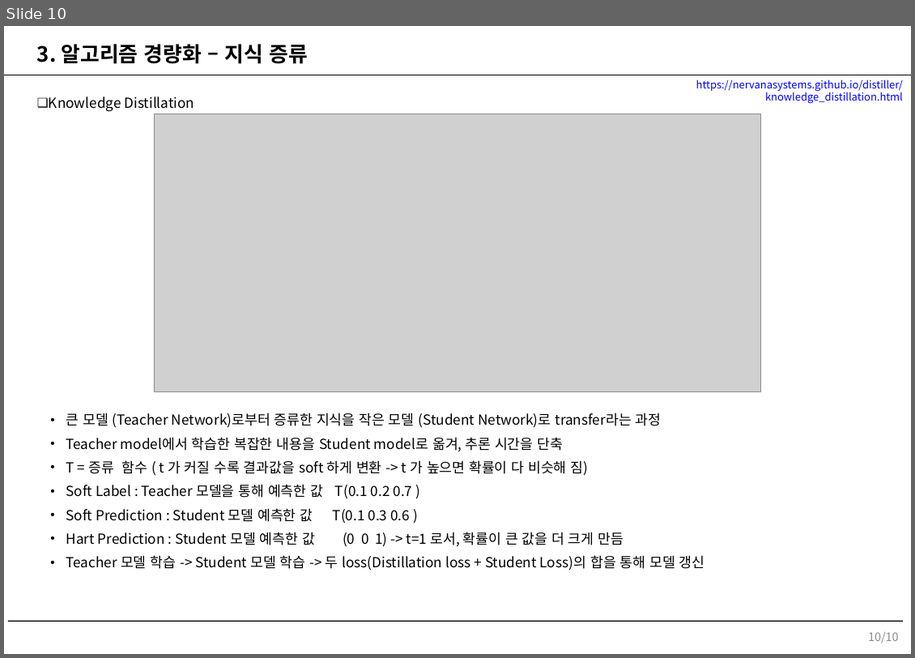
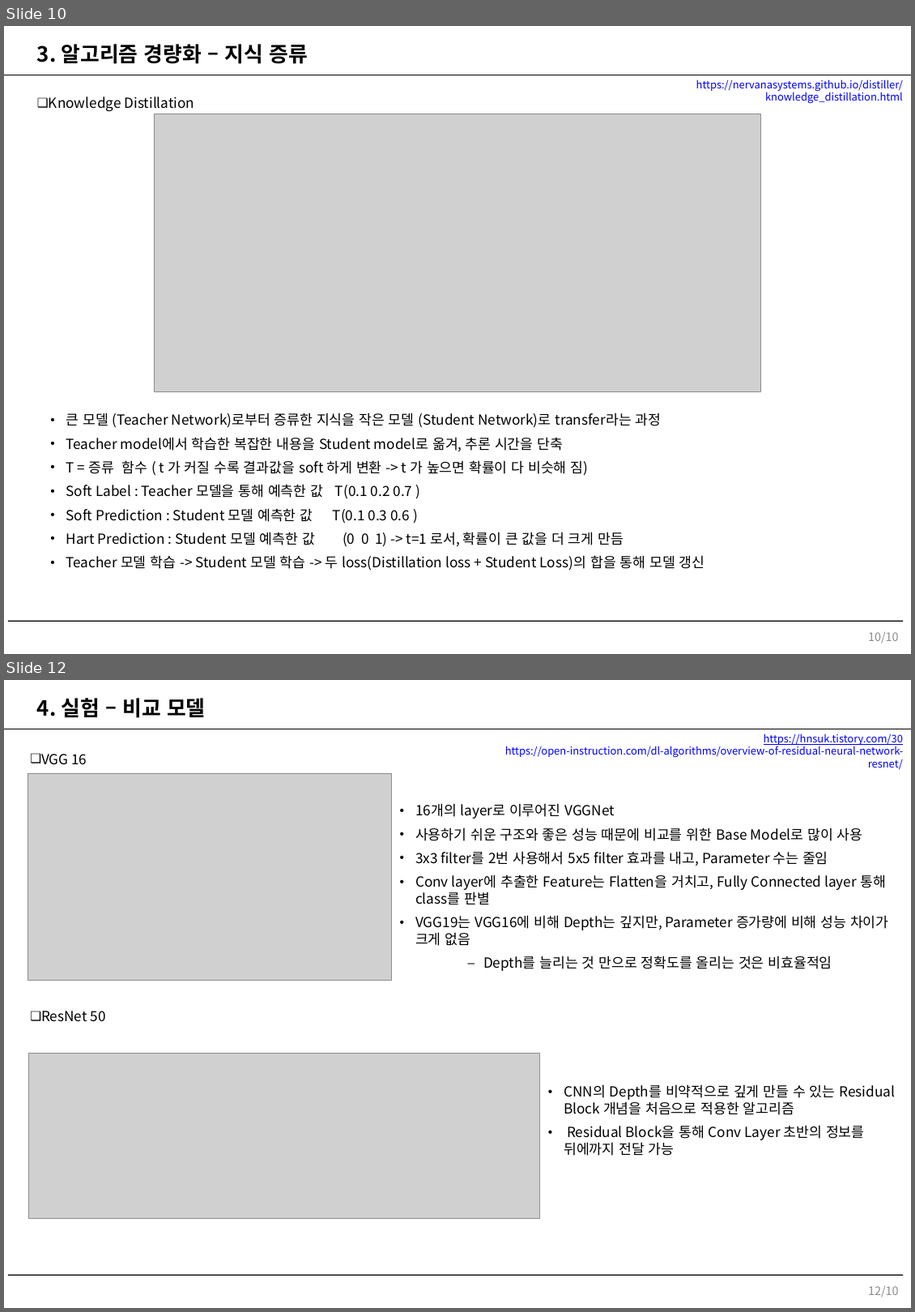
Before and after one commit to yutan0565/Light-Weight-Base_Tensorflow2, a slide deck: 자료/개인_과제.pptx. Shown one above the other, each under a label of ours: slide 10 before the commit, slides 10 and 12 after it; the slides between them are not shown. The pictures are 915x658 and 915x1312 pixels, drawn with LibreOffice and Linux fonts; fonts in the diff are those of the drawing; grey boxes stand for pictures; background and template pictures are left out. Boxes give left, top, right and bottom in pixels: in the first picture for what was removed or moved away, otherwise in the second. Text is boxed around its words. In the diff, an @@ line names an element or a change of style, - is before the commit and + after.

Commit message:
change all _ base_quantiztion

```diff
--- a/자료/개인_과제.pptx
+++ b/자료/개인_과제.pptx
@@ slide 12 added at <box>4,680,911,1308</box>, background #FFFFFF; not listed: 2 template elements that a slide beside it also shows @@
@@ text added at <box>37,698,206,718</box>, 18 pt, text #000000, bold @@
+4. 실험 – 비교 모델
@@ text added at <box>505,733,904,770</box>, 9 pt, text #0000FF @@
+https://hnsuk.tistory.com/30
+https://open-instruction.com/dl-algorithms/overview-of-residual-neural-network-resnet/
@@ picture added at <box>27,773,392,980</box> @@
@@ text added at <box>41,754,87,765</box>, 12 pt, text #000000 @@
+❑ VGG 16
@@ text added at <box>415,803,889,971</box>, 12 pt, text #000000 @@
+• 16개의 layer로 이루어진 VGGNet
+• 사용하기 쉬운 구조와 좋은 성능 때문에 비교를 위한 Base Model로 많이 사용
+• 3x3 filter를 2번 사용해서 5x5 filter 효과를 내고, Parameter 수는 줄임
+• Conv layer에 추출한 Feature는 Flatten을 거치고, Fully Connected layer 통해 class를 판별
+• VGG19는 VGG16에 비해 Depth는 깊지만, Parameter 증가량에 비해 성능 차이가 크게 없음
+  – Depth를 늘리는 것 만으로 정확도를 올리는 것은 비효율적임
@@ text added at <box>41,1010,106,1022</box>, 12 pt, text #000000 @@
+❑ ResNet 50
@@ picture added at <box>29,1053,540,1219</box> @@
@@ text added at <box>564,1084,896,1155</box>, 12 pt, text #000000 @@
+• CNN의 Depth를 비약적으로 깊게 만들 수 있는 Residual Block 개념을 처음으로 적용한 알고리즘
+• Residual Block을 통해 Conv Layer 초반의 정보를 뒤에까지 전달 가능
@@ page number added at <box>868,1286,898,1297</box>, 10 pt, text #8C8C8C @@
+12/10
```
Also in this commit, not shown: 6 other slides added, 1 slide removed, 4 other files.
